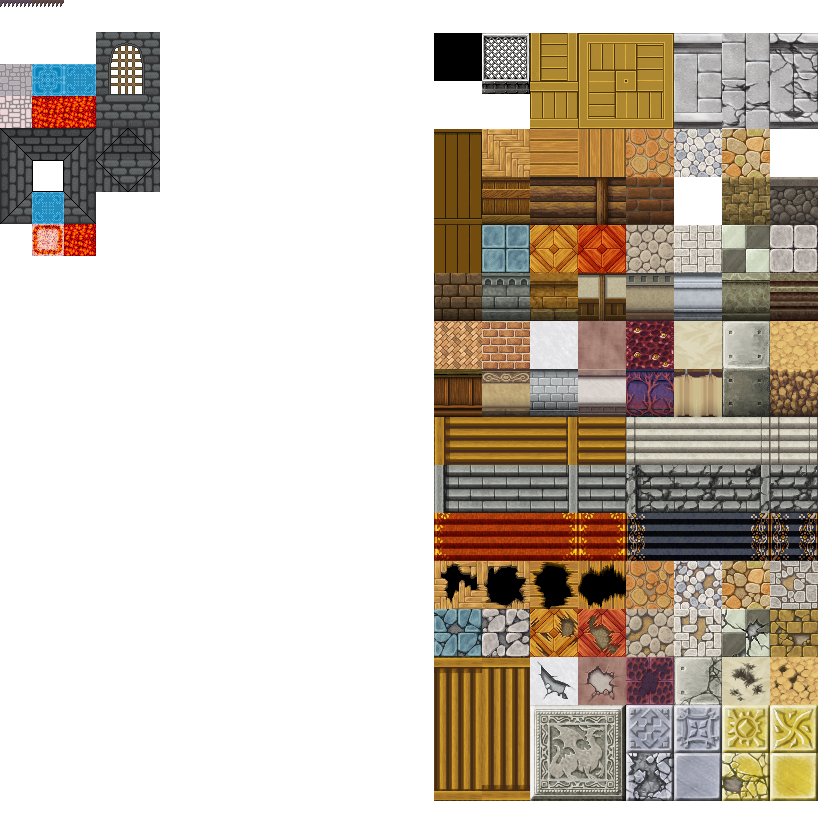
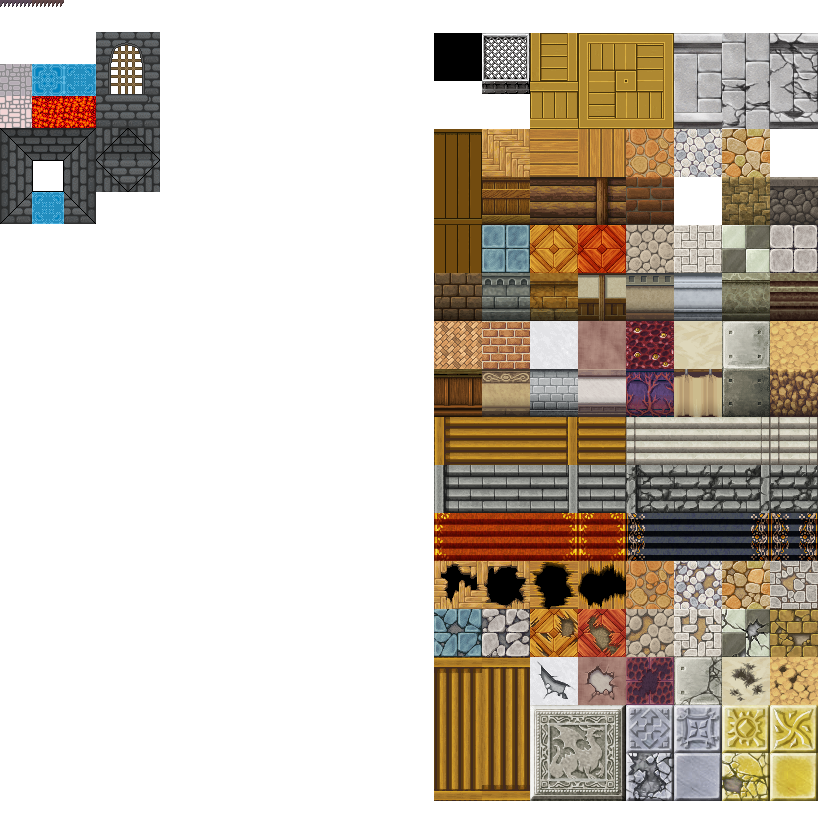
Layered file, before and after one edit (w=832, h=832). Changes by layer:
removed layer "Layer 6" over [32, 224, 64, 256]
removed layer "Layer 5" over [64, 224, 96, 256]
